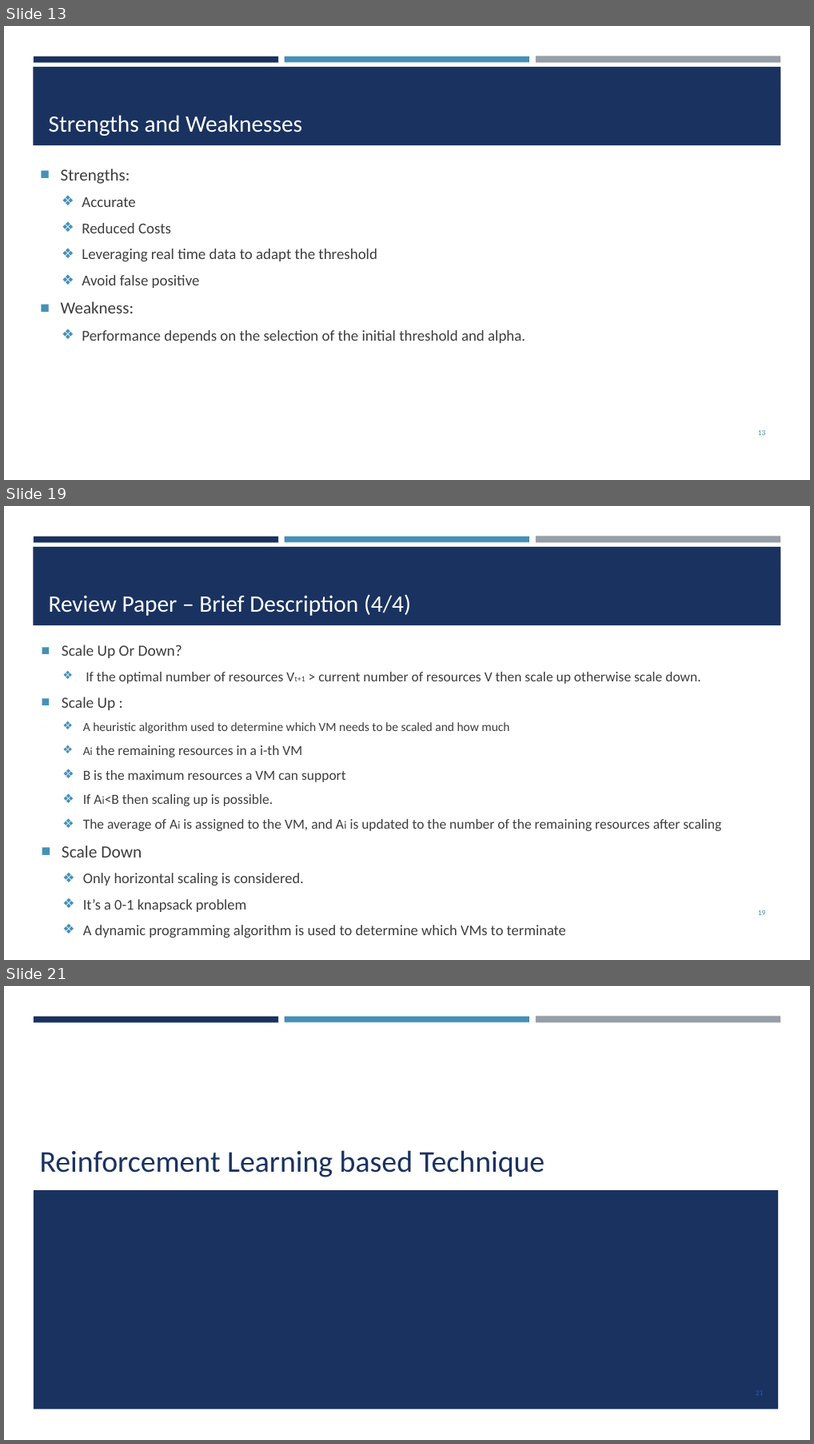
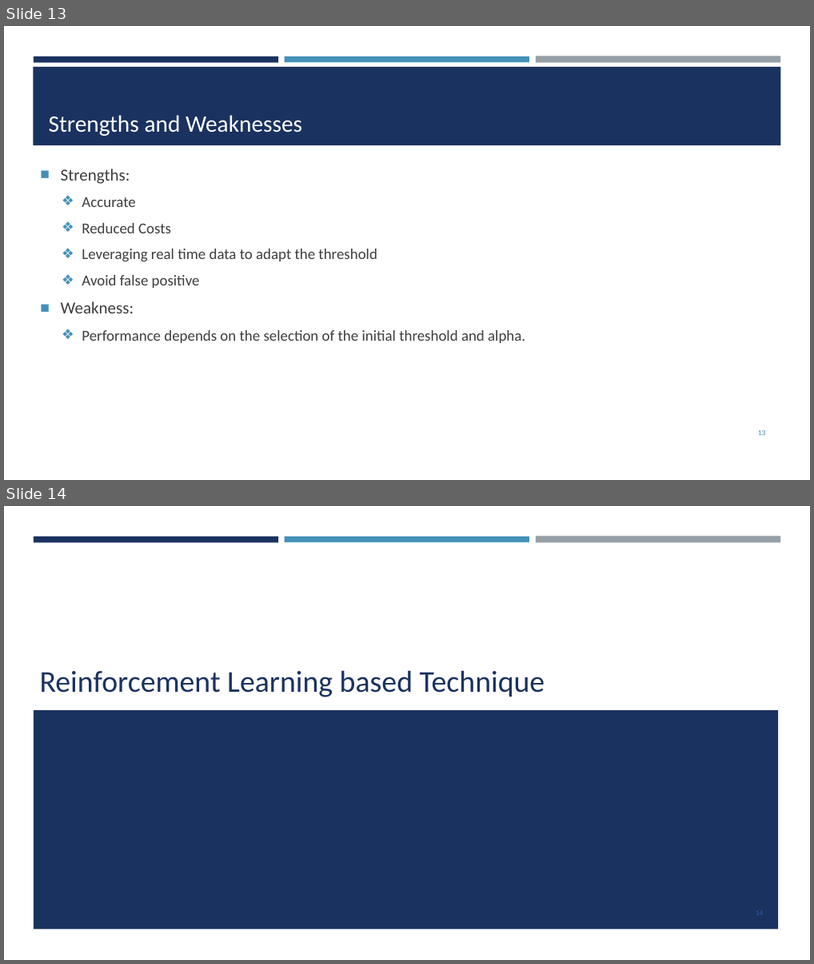
Before and after one commit to Rahma-ra1001782/Rahma-ra1001782-hw, a slide deck: Review/G3-Review Paper & Presentation - Final Version/G3 - Review Paper Presentation.pptx. Shown one above the other, each under a label of ours: slides 13, 19 and 21 before the commit, slides 13 and 14 after it; the slides between them are not shown. The pictures are 814x1444 and 814x964 pixels, drawn with LibreOffice and Linux fonts; fonts in the diff are those of the drawing. Boxes give left, top, right and bottom in pixels: in the first picture for what was removed or moved away, otherwise in the second. Text is boxed around its words. In the diff, an @@ line names an element or a change of style, - is before the commit and + after.

```diff
--- a/Review/G3-Review Paper & Presentation - Final Version/G3 - Review Paper Presentation.pptx
+++ b/Review/G3-Review Paper & Presentation - Final Version/G3 - Review Paper Presentation.pptx
@@ slide 19 removed at (4,506,810,960), background #FFFFFF; not listed: 4 template elements that a slide beside it also shows @@
@@ title removed at (49,594,411,616) @@
-Review Paper – Brief Description (4/4)
@@ text removed at (62,644,722,937) @@
-■ Scale Up Or Down?
-  ❖ If the optimal number of resources Vt+1 > current number of resources V then scale up otherwise scale down.
-■ Scale Up :
-  ❖ A heuristic algorithm used to determine which VM needs to be scaled and how much
-  ❖ Ai the remaining resources in a i-th VM
-  ❖ B is the maximum resources a VM can support
-  ❖ If Ai<B then scaling up is possible.
-  ❖ The average of Ai is assigned to the VM, and Ai is updated to the number of the remaining resources after scaling
-■ Scale Down
-  ❖ Only horizontal scaling is considered.
-  ❖ It’s a 0-1 knapsack problem
-  ❖ A dynamic programming algorithm is used to determine which VMs to terminate
@@ page number removed at (758,910,766,915) @@
-19
@@ what was slide 21 is now slide 14 @@
```
Also in this commit, not shown: 16 slides changed, 1 slide added, 8 other slides removed.
